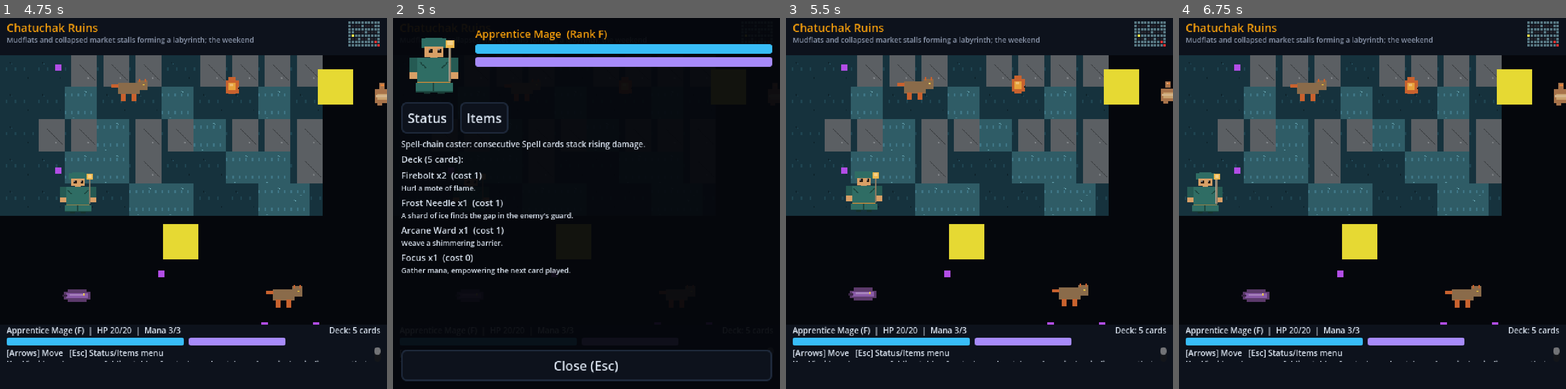
Above: before the commit, frames 1-4 (left to right).
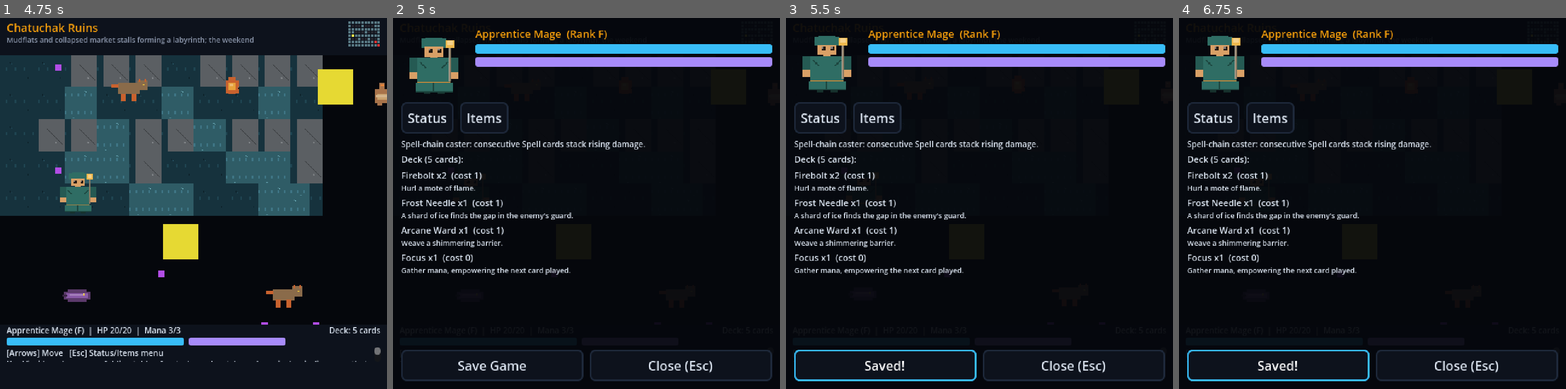
Above: after the commit, the same moments.

Repository: LupangSyS/PulseAI
Game: Godot game, scene res://scenes/main_menu.tscn
Two runs of this game, one before a commit and one after it. Both use one fixed random seed, a clock stepped at 60 frames per second and the inputs below.
Inputs (mouse positions are in pixels of both pictures, inside the frame that each line leads up to):
- Up to frame 1 (4.75 s): click "[DEV] Chatuchak Ruins - Test …" at 0.5 s; hold Right (ui_right) 1.28-2.03 s; tap Enter at 2 s; hold Down (ui_down) 2.03-2.78 s; hold Right (ui_right) 2.78-3.53 s; tap Space at 3.5 s; hold Up (ui_up) 3.53-4.28 s; hold Left (ui_left) from 4.28 s (still down)
- Up to frame 2 (5 s): keep holding Left (ui_left); tap Escape (ui_cancel) at 4.9 s
- Up to frame 3 (5.5 s): release Left (ui_left) at 5 s; click (886, 366) at 5 s, where only the run after the commit has a clickable "Save Game"
- Up to frame 4 (6.75 s): click (1279, 366) at 5.75 s, where only the run after the commit has a clickable "Saved!"; hold Left (ui_left) from 6.53 s (still down)

Frame 1 is identical in both runs. In frame 2, 0.7% of the frame differs, in the area x 16-83%, y 89-98%; in frame 3, 47%, in the area x 0-100%, y 0-98%; in frame 4, 47%.

Commit message:
Add a real save/load system (single slot)
RunState.save_game/load_game persist everything a resumed run needs -
player class/HP/resource, inventory, and every district's exploration
state (defeated spawns, collected items, fired events, puzzle flags) -
to user://saves/slot1.json.

The one real correctness trap: defeated_spawns' respawn timers are
absolute Time.get_ticks_msec() values, which reset to ~0 every process
start. Saving them raw and reloading in a later session would make
every timed-out spawn respawn instantly (or at some arbitrary wrong
time). Fixed by converting to/from *remaining* milliseconds at the
save/load boundary instead of the raw absolute value.

"Save Game" lives in the status menu - it needs to know where the
player currently is (district_id + cell), which RunState alone can't
answer, so overworld.gd hands the status menu a reference to itself.
"Continue" appears on the main menu only when a save file exists and
resumes at the exact saved district/cell via a new
RunState.pending_player_cell, consumed once the same way
pending_district_id already was.

Validated headlessly: a full round trip through a live Overworld
session (fire an event, take damage, spend resource, collect an item,
set a respawn timer in flight), wiping in-memory state before loading
to prove it's actually reconstructed from disk, confirming the
respawn-timer math specifically (not just that it round-trips, but
that the restored value isn't the stale raw number), and the real
menu flow end to end (Continue button -> correct district and cell;
StatusMenu's Save button -> file written, with visual feedback).

Co-Authored-By: Claude Sonnet 5 <noreply@anthropic.com>
Claude-Session: https://claude.ai/code/session_01P5dwagSojk6u8oWg1L4kN1

Diff:
--- a/scripts/autoload/run_state.gd
+++ b/scripts/autoload/run_state.gd
@@ -54,3 +54,101 @@
 	player = Combatant.new(cls.display_name, cls.max_hp, cls.max_resource, cls.resource_name)
 	district_states.clear()
 	inventory.clear()
+
+# ---------------------------------------------------------------------------
+# Save / load (single slot, user://saves/slot1.json)
+# ---------------------------------------------------------------------------
+## Consumed once by Overworld._ready() after a load, to resume at the exact
+## saved cell instead of the district's entrance_cell. (-1, -1) means "no
+## override" - a fresh "Start Exploring"/"[DEV] ..." run leaves this unset.
+var pending_player_cell: Vector2i = Vector2i(-1, -1)
+
+const SAVE_DIR := "user://saves"
+const SAVE_PATH := "user://saves/slot1.json"
+
+func has_save() -> bool:
+	return FileAccess.file_exists(SAVE_PATH)
+
+## Called from the overworld (the only place a save makes sense - mid-combat
+## or mid-menu isn't a resumable moment) with where the player currently is.
+func save_game(district_id: String, player_cell: Vector2i) -> void:
+	DirAccess.make_dir_absolute(SAVE_DIR)
+	var data := {
+		"player_class_id": player_class_id,
+		"player_hp": player.hp,
+		"player_resource": player.resource,
+		"inventory": inventory,
+		"district_id": district_id,
+		"player_cell": [player_cell.x, player_cell.y],
+		"district_states": _serialize_district_states(),
+	}
+	var f := FileAccess.open(SAVE_PATH, FileAccess.WRITE)
+	f.store_string(JSON.stringify(data))
+	f.close()
+
+## defeated_spawns' respawn_at is an *absolute* Time.get_ticks_msec() value,
+## which resets to ~0 every process start - saving it raw and reloading in a
+## later session would make every timed-out spawn respawn instantly (or at
+## some arbitrary wrong time). Store the *remaining* milliseconds instead
+## (converted back to an absolute value against the new process's tick
+## clock in load_game), so "this spawn had 12s left on its timer" survives
+## the save/load boundary regardless of real-world time elapsed. -1 (never
+## respawns - a defeated mini-boss/boss) passes through unchanged.
+func _serialize_district_states() -> Dictionary:
+	var out := {}
+	var now: int = Time.get_ticks_msec()
+	for did in district_states.keys():
+		var state: Dictionary = district_states[did]
+		var defeated_out := {}
+		for key in state["defeated_spawns"].keys():
+			var respawn_at = state["defeated_spawns"][key]
+			defeated_out[key] = -1 if respawn_at == -1 else max(0, respawn_at - now)
+		out[did] = {
+			"defeated_spawns": defeated_out,
+			"collected_items": state["collected_items"],
+			"fired_events": state["fired_events"],
+			"flags": state["flags"],
+		}
+	return out
+
+## Returns {} on any failure (no save file, corrupt JSON), else
+## {"district_id": String, "player_cell": Vector2i} for the caller to act
+## on - loading itself doesn't change scenes, matching begin_run's existing
+## "just sets state" contract.
+func load_game() -> Dictionary:
+	if not has_save():
+		return {}
+	var f := FileAccess.open(SAVE_PATH, FileAccess.READ)
+	var text: String = f.get_as_text()
+	f.close()
+	var data = JSON.parse_string(text)
+	if data == null or typeof(data) != TYPE_DICTIONARY:
+		return {}
+
+	begin_run(String(data.get("player_class_id", "mage_f")))
+	player.hp = int(data.get("player_hp", player.hp))
+	player.resource = int(data.get("player_resource", player.resource))
+	inventory = data.get("inventory", {})
+
+	var now: int = Time.get_ticks_msec()
+	var loaded_states: Dictionary = data.get("district_states", {})
+	district_states.clear()
+	for did in loaded_states.keys():
+		var s: Dictionary = loaded_states[did]
+		var defeated_in: Dictionary = s.get("defeated_spawns", {})
+		var defeated_out := {}
+		for key in defeated_in.keys():
+			var v = defeated_in[key]
+			defeated_out[key] = -1 if int(v) == -1 else now + int(v)
+		district_states[did] = {
+			"defeated_spawns": defeated_out,
+			"collected_items": s.get("collected_items", {}),
+			"fired_events": s.get("fired_events", {}),
+			"flags": s.get("flags", {}),
+		}
+
+	var cell_arr: Array = data.get("player_cell", [0, 0])
+	return {
+		"district_id": String(data.get("district_id", "sukhumvit_shallows")),
+		"player_cell": Vector2i(int(cell_arr[0]), int(cell_arr[1])),
+	}
--- a/scripts/menu/status_menu.gd
+++ b/scripts/menu/status_menu.gd
@@ -32,6 +32,13 @@
 var content_scroll: ScrollContainer
 var content_list: VBoxContainer
 var close_button: Button
+var save_button: Button
+
+## Set by Overworld right after instantiating this menu - lets the Save
+## button capture exactly where the player currently is (district_id +
+## player_cell), which RunState.save_game needs but has no way to know on
+## its own since it doesn't track overworld position.
+var overworld_ref: Control = null
 
 func _ready() -> void:
 	visible = false
@@ -52,11 +59,18 @@
 func open() -> void:
 	visible = true
 	tab_state = "status"
+	save_button.text = "Save Game"
 	_load_portrait()
 	refresh()
 
 func close() -> void:
 	visible = false
+
+func _on_save_pressed() -> void:
+	if overworld_ref == null:
+		return
+	RunState.save_game(overworld_ref.district_id, overworld_ref.player_cell)
+	save_button.text = "Saved!"
 
 func _build_ui() -> void:
 	theme = UITheme.build()
@@ -132,10 +146,21 @@
 	content_list.add_theme_constant_override("separation", 4)
 	content_scroll.add_child(content_list)
 
+	var bottom_row := HBoxContainer.new()
+	bottom_row.add_theme_constant_override("separation", 8)
+	root_box.add_child(bottom_row)
+
+	save_button = Button.new()
+	save_button.text = "Save Game"
+	save_button.size_flags_horizontal = Control.SIZE_EXPAND_FILL
+	save_button.pressed.connect(_on_save_pressed)
+	bottom_row.add_child(save_button)
+
 	close_button = Button.new()
 	close_button.text = "Close (Esc)"
+	close_button.size_flags_horizontal = Control.SIZE_EXPAND_FILL
 	close_button.pressed.connect(close)
-	root_box.add_child(close_button)
+	bottom_row.add_child(close_button)
 
 func _load_portrait() -> void:
 	portrait_frames = SpriteLoader.load_frames(RunState.player_class_id, "character")
--- a/scripts/overworld/overworld.gd
+++ b/scripts/overworld/overworld.gd
@@ -92,6 +92,12 @@
 	district = GameData.get_district(district_id)
 	player_cell = Vector2i(district.entrance_cell[0], district.entrance_cell[1])
 
+	# A loaded save resumes at the exact saved cell instead of the
+	# district's entrance - consumed once, same pattern as pending_district_id.
+	if RunState.pending_player_cell != Vector2i(-1, -1):
+		player_cell = RunState.pending_player_cell
+		RunState.pending_player_cell = Vector2i(-1, -1)
+
 	_build_ui()
 
 	if RunState.last_battle_outcome != "":
@@ -210,6 +216,7 @@
 	bottom.add_child(inventory_container)
 
 	status_menu = StatusMenu.new()
+	status_menu.overworld_ref = self
 	add_child(status_menu)
 
 func _build_grid() -> void:
--- a/scripts/ui/main_menu.gd
+++ b/scripts/ui/main_menu.gd
@@ -11,7 +11,10 @@
 ## Ruins" / "[DEV] Klong Toey Canals" are the same idea for districts 2/3:
 ## there's no inter-district travel engine yet (see GDD.md's roadmap), so
 ## these are the only way to reach them in-game right now short of editing
-## RunState directly.
+## RunState directly. "Continue" only appears when RunState.has_save() is
+## true (a single save slot - status_menu.gd's "Save Game" button writes
+## it) and resumes at the exact saved district/cell via
+## RunState.pending_player_cell, consumed once by Overworld._ready().
 
 func _ready() -> void:
 	set_anchors_and_offsets_preset(Control.PRESET_FULL_RECT)
@@ -62,6 +65,11 @@
 	codex_label.add_theme_color_override("font_color", UITheme.COL_TEXT_DIM)
 	box.add_child(codex_label)
 
+	if RunState.has_save():
+		var continue_button := _make_menu_button("Continue (resume your saved run)")
+		continue_button.pressed.connect(_on_continue_pressed)
+		box.add_child(continue_button)
+
 	var explore_button := _make_menu_button("Start Exploring (Sukhumvit Shallows, as the Apprentice Mage)")
 	explore_button.pressed.connect(_on_explore_pressed)
 	box.add_child(explore_button)
@@ -101,6 +109,14 @@
 	RunState.pending_district_id = "sukhumvit_shallows"
 	get_tree().change_scene_to_file("res://scenes/overworld.tscn")
 
+func _on_continue_pressed() -> void:
+	var resume: Dictionary = RunState.load_game()
+	if resume.is_empty():
+		return
+	RunState.pending_district_id = resume["district_id"]
+	RunState.pending_player_cell = resume["player_cell"]
+	get_tree().change_scene_to_file("res://scenes/overworld.tscn")
+
 func _on_start_pressed() -> void:
 	get_tree().change_scene_to_file("res://scenes/combat.tscn")
 
Not shown, changed: GDD.md
Not shown, changed: README.md
